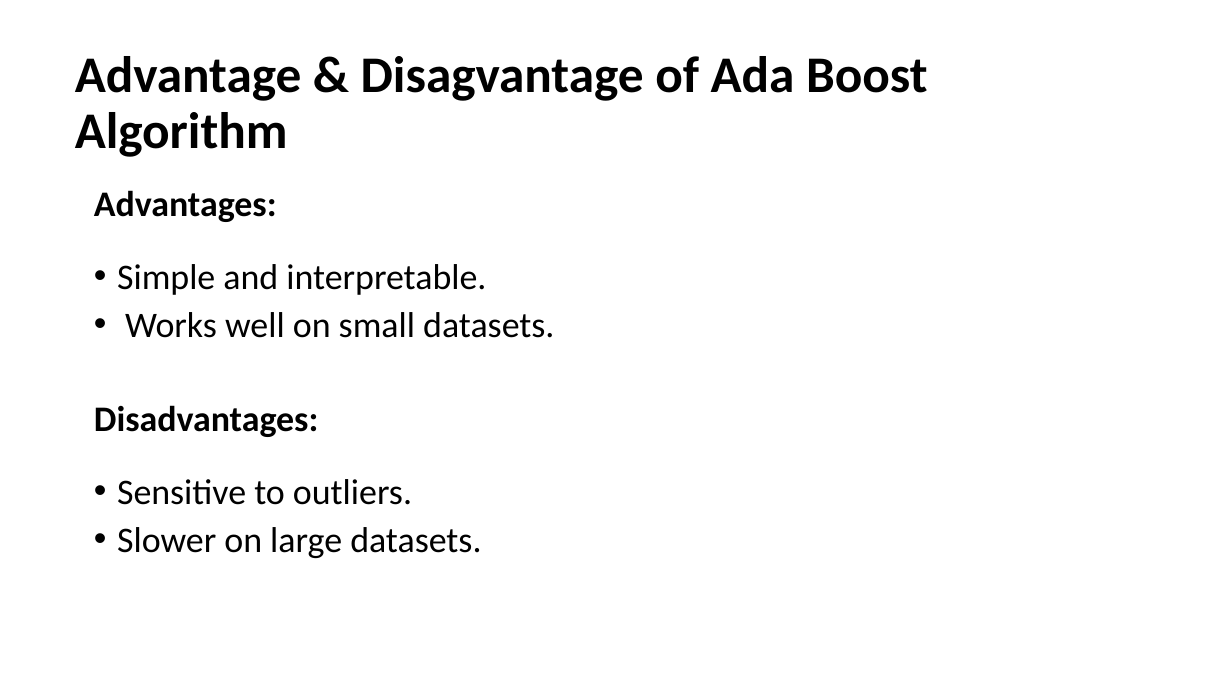
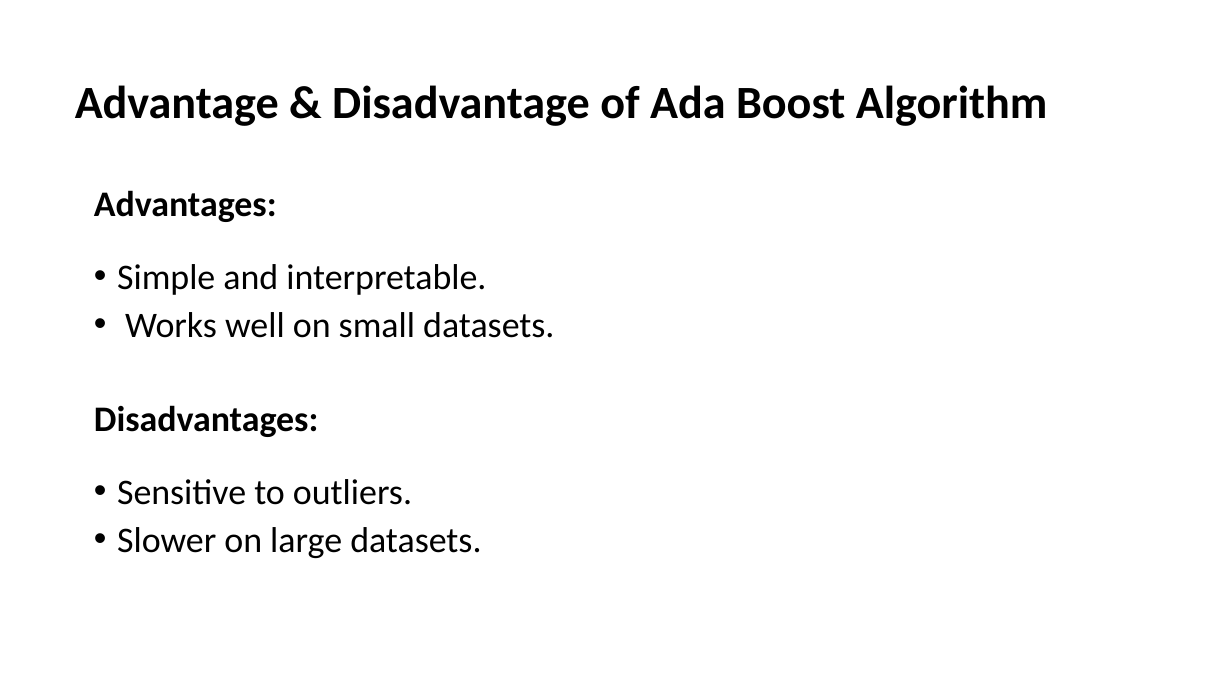
Before and after one commit to LakshmiMeyyappan/ML_Assignment_Repository, a slide deck: slide 5 of BoostingAlgorithm-Presentation.pptx. Drawn at 1232x693 pixels with LibreOffice and Linux fonts; fonts in the diff are those of the drawing. Boxes give left, top, right and bottom in pixels: in the first picture for what was removed or moved away, otherwise in the second. Text is boxed around its words. In the diff, an @@ line names an element or a change of style, - is before the commit and + after.

```diff
--- a/BoostingAlgorithm-Presentation.pptx
+++ b/BoostingAlgorithm-Presentation.pptx
@@ title at bbox=[75, 85, 1048, 126]: text changed; size 40 to 36 pt @@
-Advantage & Disagvantage of Ada Boost Algorithm
+Advantage & Disadvantage of Ada Boost Algorithm
```
Also in this commit, not shown: 4 other slides changed.
